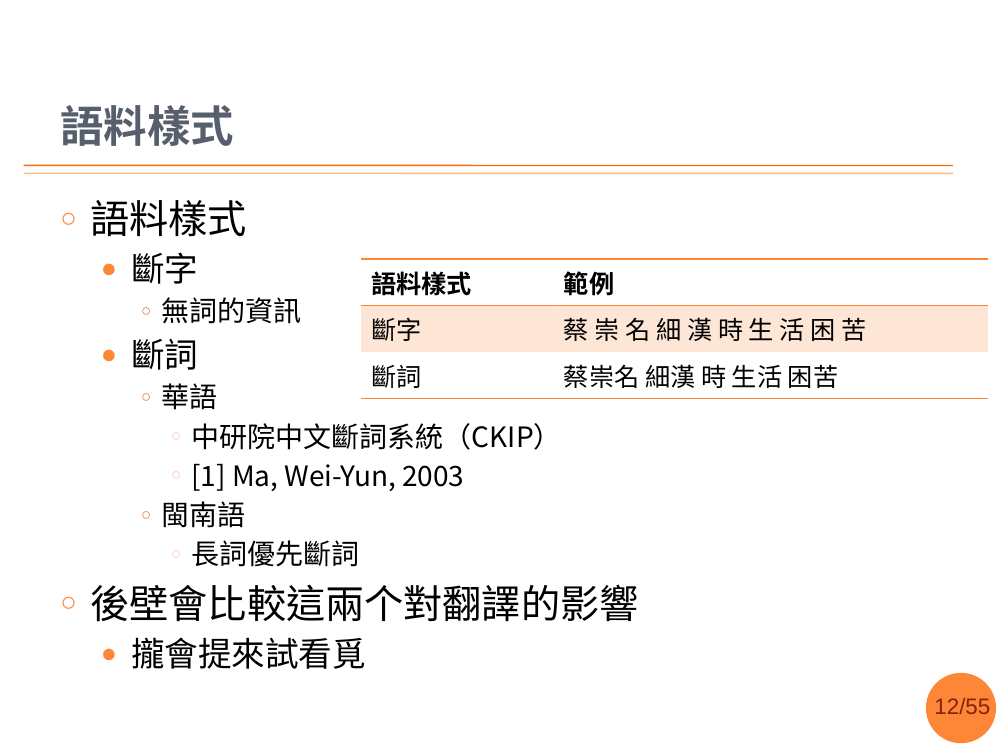
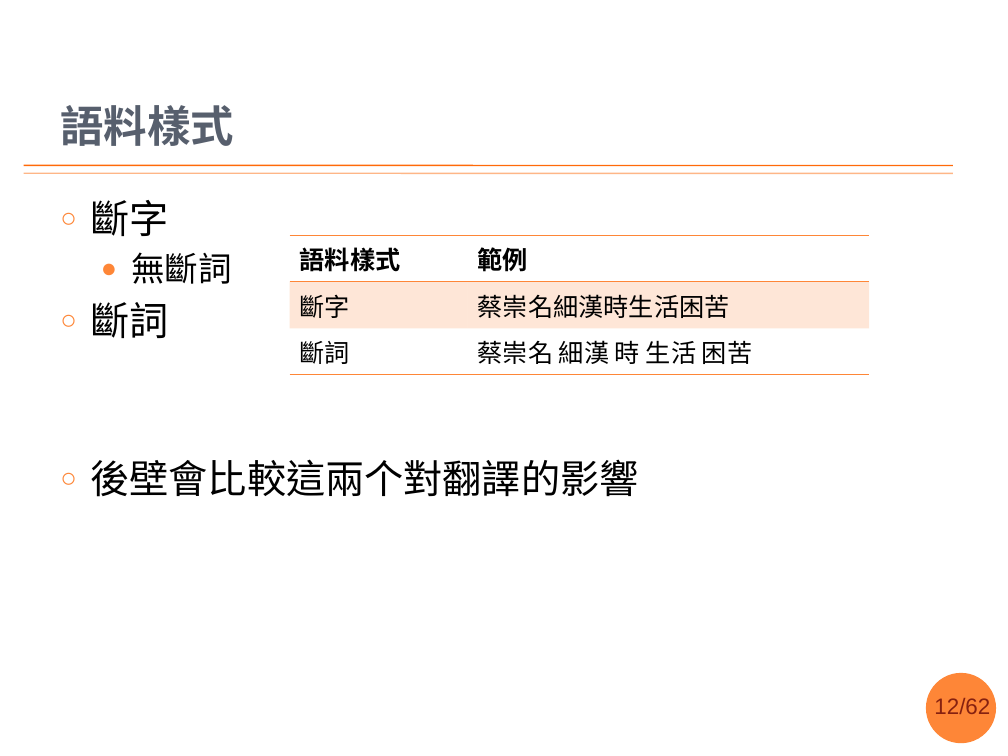
Before and after one commit to sih4sing5hong5/po3-ko3_tau5-iann2-phinn3, a slide deck: slide 12 of 翻譯報告.pptx. Drawn at 1008x756 pixels with LibreOffice and Linux fonts; fonts in the diff are those of the drawing; background and template pictures are left out. Boxes give left, top, right and bottom in pixels: in the first picture for what was removed or moved away, otherwise in the second. Text is boxed around its words. In the diff, an @@ line names an element or a change of style, - is before the commit and + after.

```diff
--- a/翻譯報告.pptx
+++ b/翻譯報告.pptx
@@ text at [91,200,248,237]: paragraph removed @@
-○ 語料樣式
@@ text at [91,200,169,338]: size 24 to 28 pt in "斷字", "斷詞"; bullet ● to ○; list level 2 to 1 in "斷字"; list level 2 to 1 in "斷詞" @@
@@ table at [289,235,869,368] @@
-row 2, column 2: 蔡 崇 名 細 漢 時 生 活 困 苦
+row 2, column 2: 蔡崇名細漢時生活困苦
@@ table: place and size @@
-table at [361,259,988,392]
+table at [289,235,869,368]
@@ text at [131,252,232,284]: text changed; size 20 to 24 pt @@
-    ○ 無詞的資訊
+  ● 無斷詞
@@ text at [161,383,562,567]: paragraphs removed @@
-    ○ 華語
-      ○ 中研院中文斷詞系統（CKIP）
-      ○ [1] Ma, Wei-Yun, 2003
-    ○ 閩南語
-      ○ 長詞優先斷詞
@@ text at [131,637,366,669]: paragraph removed @@
-  ● 攏會提來試看覓
@@ page number at [934,698,990,714]: text changed @@
-12/55
+12/62
```
Also in this commit, not shown: 31 other slides changed, 4 slides added.
